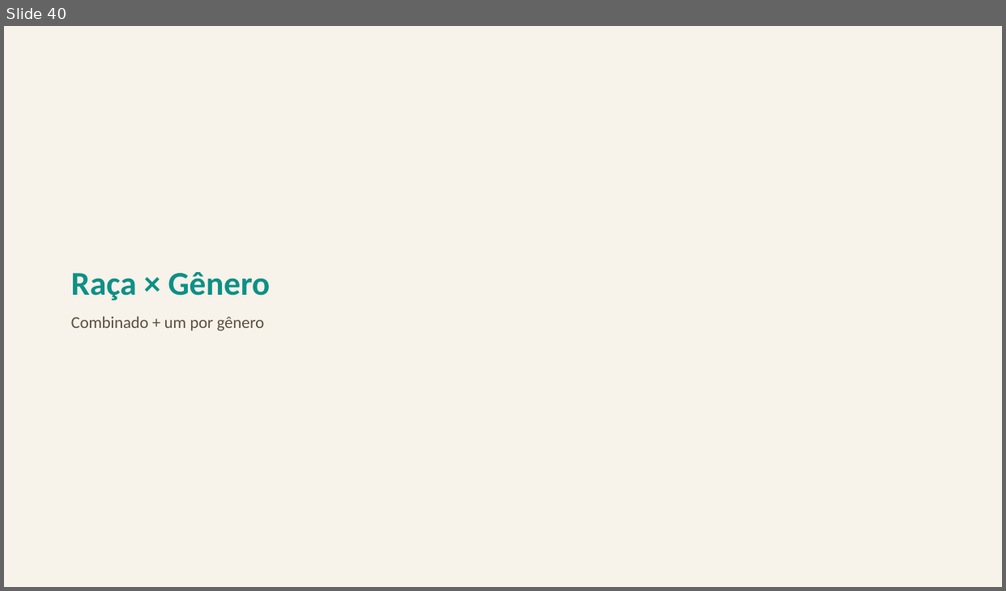
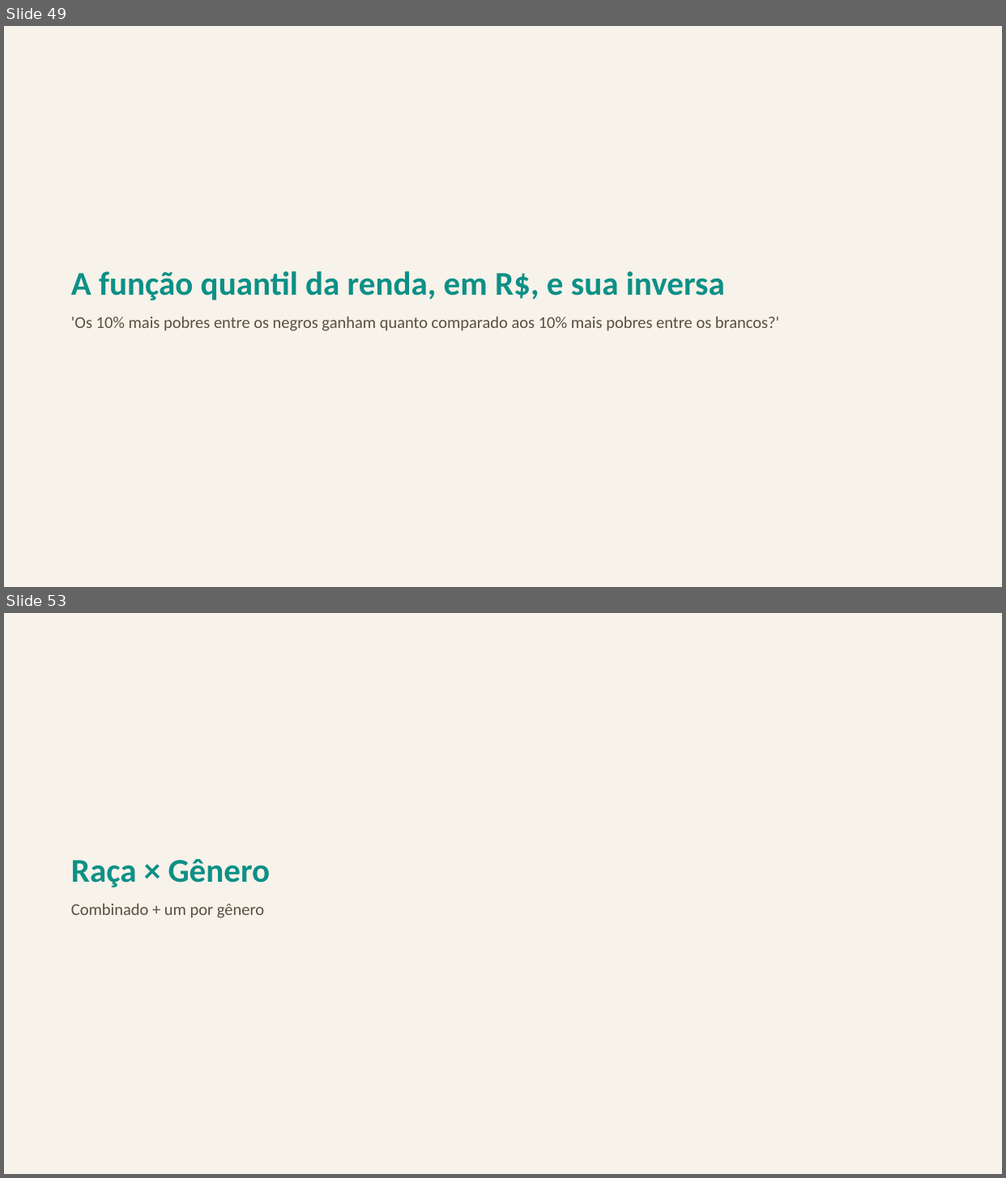
Before and after one commit to FelipeSantanaJ/Hub-Racial-Brasil, a slide deck: docs/Datahub_Racial_Brasil_Fase1.pptx. Shown one above the other, each under a label of ours: slide 40 before the commit, slides 49 and 53 after it; the slides between them are not shown. The pictures are 1006x591 and 1006x1178 pixels, drawn with LibreOffice and Linux fonts; fonts in the diff are those of the drawing. Boxes give left, top, right and bottom in pixels: in the first picture for what was removed or moved away, otherwise in the second. Text is boxed around its words. In the diff, an @@ line names an element or a change of style, - is before the commit and + after.

Commit message:
Regenera a apresentação com todos os gráficos das últimas 3 rodadas
101 slides (79 gráficos + 21 divisores + 1 título) — inclui as seções de
função quantil (percentil <-> R$) e a matriz completa de combinações
raça x A x B que faltavam nas apresentações anteriores (arquivo estava
aberto/bloqueado nas tentativas de regeneração anteriores).

```diff
--- a/docs/Datahub_Racial_Brasil_Fase1.pptx
+++ b/docs/Datahub_Racial_Brasil_Fase1.pptx
@@ slide 49 added at [4,26,1002,587], background #F7F2EA @@
@@ text added at [71,271,779,331], 16 pt, text #5C4F3F @@
+A função quantil da renda, em R$, e sua inversa
+'Os 10% mais pobres entre os negros ganham quanto comparado aos 10% mais pobres entre os brancos?'
@@ what was slide 40 is now slide 53 @@
```
Also in this commit, not shown: 2 slides changed, 12 other slides added.
